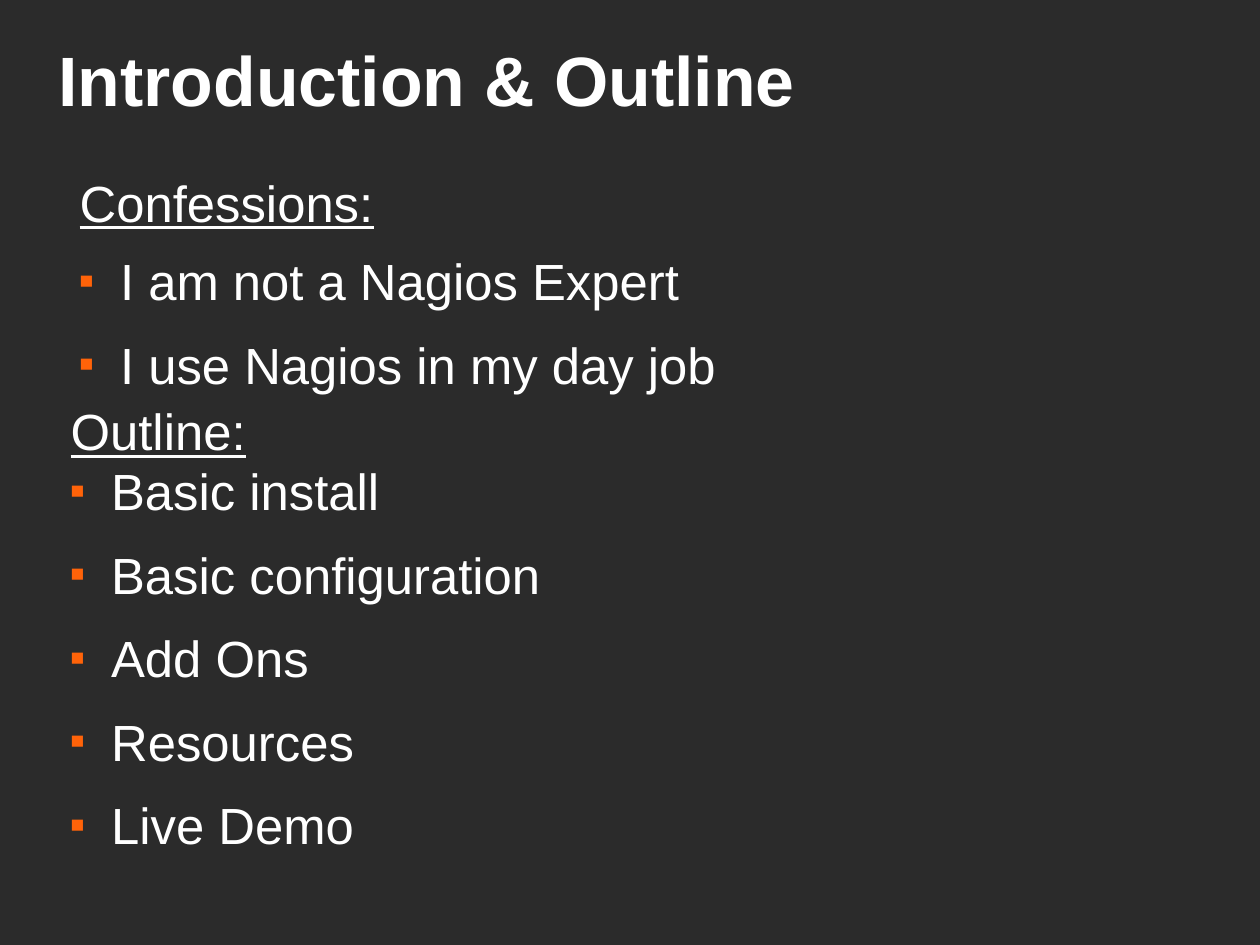
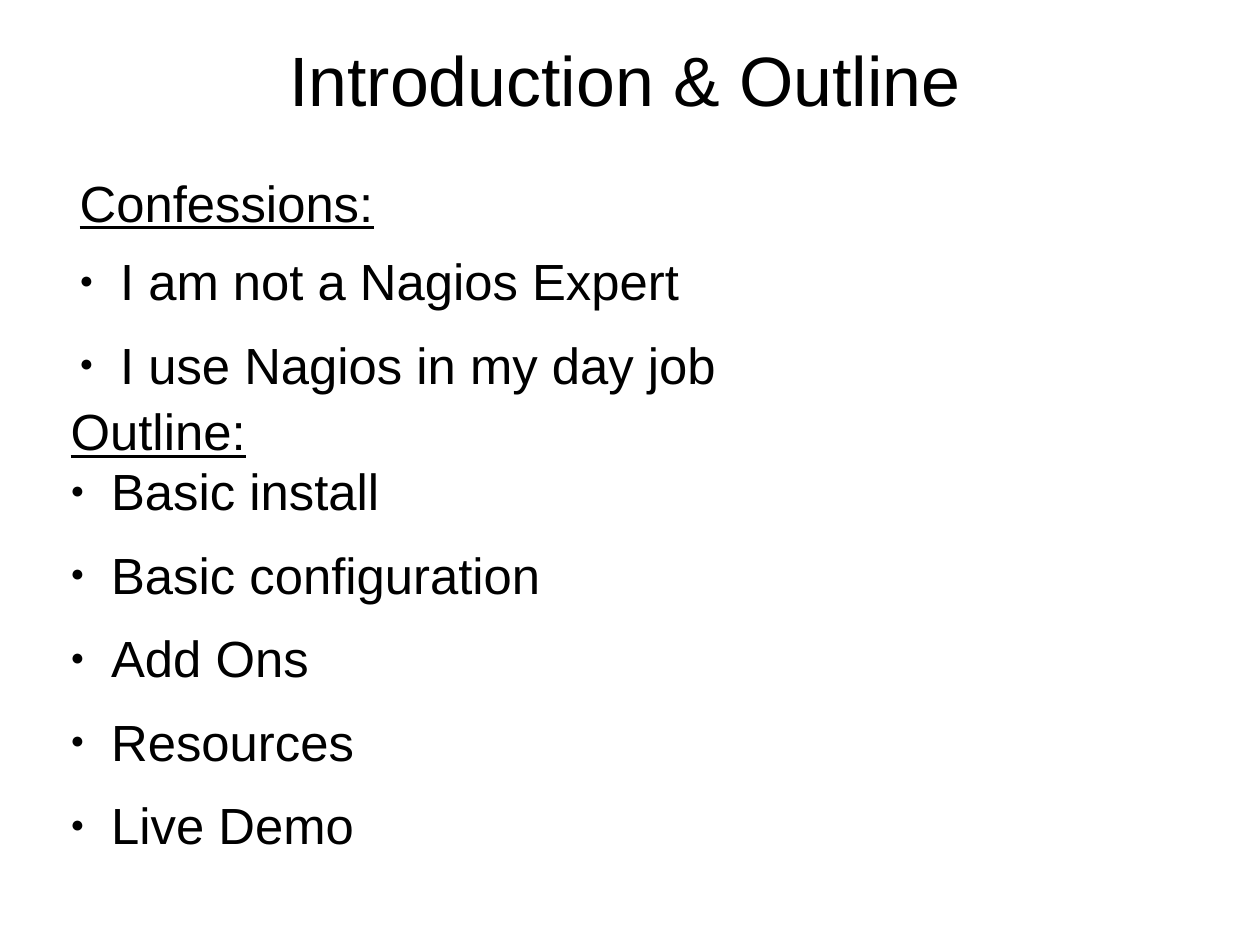
Before and after one commit to evilpeno/presentations, a slide deck: slide 2 of oalug_2011-04-26_nagios-basics/Nagios Basic OALUG.odp. Drawn at 1260x945 pixels with LibreOffice and Linux fonts; fonts in the diff are those of the drawing; background and template pictures are left out; a plain dark background stands for a picture behind light text. Boxes give left, top, right and bottom in pixels: in the first picture for what was removed or moved away, otherwise in the second. Text is boxed around its words. In the diff, an @@ line names an element or a change of style, - is before the commit and + after.

```diff
--- a/oalug_2011-04-26_nagios-basics/Nagios Basic OALUG.odp
+++ b/oalug_2011-04-26_nagios-basics/Nagios Basic OALUG.odp
@@ background picture (left out) to #FFFFFF @@
@@ title "Introduction & Outline" at [289,55,960,107]: text colour #FFFFFF to #000000, bold off; alignment left to centre @@
@@ text "Confessions:" at [80,185,374,229]: text colour #FFFFFF to #000000 @@
@@ text "I am not a Nagios ..." at [120,263,716,394]: text colour #FFFFFF to #000000; bullet ■ to ●; bullet colour #FF6309 to #000000 @@
@@ text "Outline:" at [71,413,246,458]: text colour #FFFFFF to #000000 @@
@@ text "Basic install" at [111,473,540,845]: text colour #FFFFFF to #000000; bullet ■ to ●; bullet colour #FF6309 to #000000 @@
```
Also in this commit, not shown: 16 other slides changed, 34 other files.
